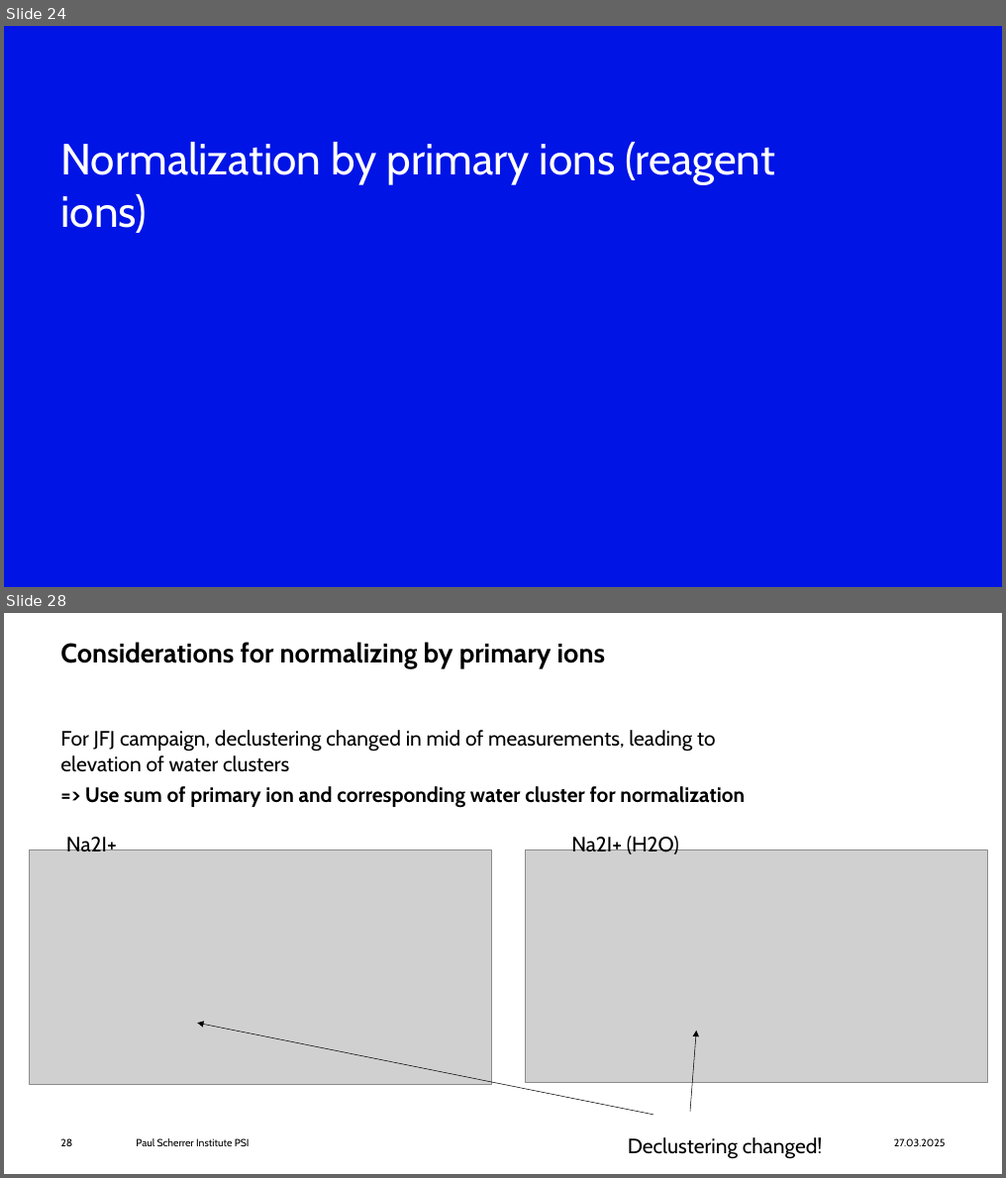
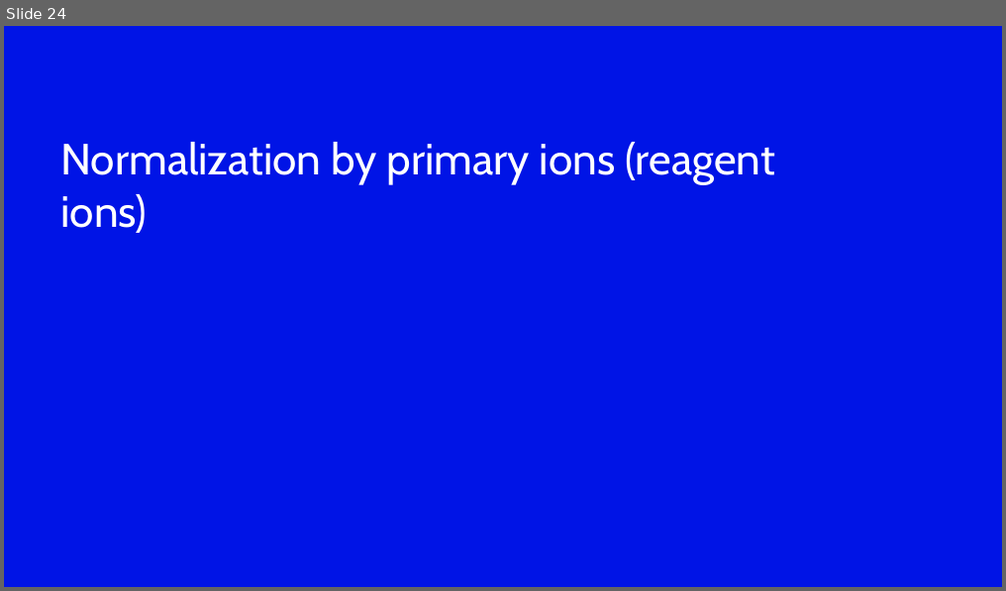
Before and after one commit to wengjul/offline-eesi-pipeline, a slide deck: workflow_overview_slides/2025_03_EESI data analysis pipeline_general overview.pptx. Shown one above the other, each under a label of ours: slides 24 and 28 before the commit, slide 24 after it; the slides between them are not shown. The pictures are 1006x1178 and 1006x591 pixels, drawn with LibreOffice and Linux fonts; fonts in the diff are those of the drawing; grey boxes stand for pictures; background and template pictures are left out. Boxes give left, top, right and bottom in pixels: in the first picture for what was removed or moved away, otherwise in the second. Text is boxed around its words. In the diff, an @@ line names an element or a change of style, - is before the commit and + after.

```diff
--- a/workflow_overview_slides/2025_03_EESI data analysis pipeline_general overview.pptx
+++ b/workflow_overview_slides/2025_03_EESI data analysis pipeline_general overview.pptx
@@ slide 28 removed at (4,613,1002,1174), background #FFFFFF @@
@@ title removed at (60,642,606,668) @@
-Considerations for normalizing by primary ions
@@ text removed at (60,730,745,808) @@
-For JFJ campaign, declustering changed in mid of measurements, leading to elevation of water clusters
-=> Use sum of primary ion and corresponding water cluster for normalization
@@ text removed at (66,834,117,852) @@
-Na2I+
@@ picture removed at (525,850,988,1083) @@
@@ text removed at (571,834,679,855) @@
-Na2I+ (H2O)
@@ picture removed at (29,851,491,1084) @@
@@ arrow removed from (653, 1115) to (197, 1023) @@
@@ arrow removed from (690, 1112) to (696, 1031) @@
@@ page number removed at (60,1139,72,1147) @@
-28
@@ text removed at (136,1139,250,1147) @@
-Paul Scherrer Institute PSI
@@ text removed at (628,1138,823,1159) @@
-Declustering changed!
@@ text removed at (894,1139,945,1147) @@
-27.03.2025
```
Also in this commit, not shown: 32 slides changed, 8 other slides removed, 1 other file.
